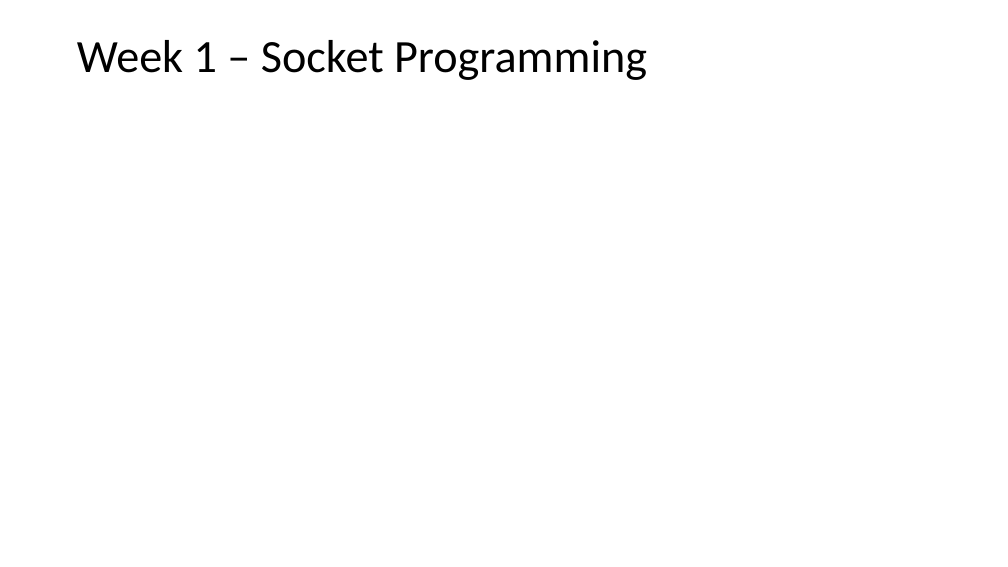
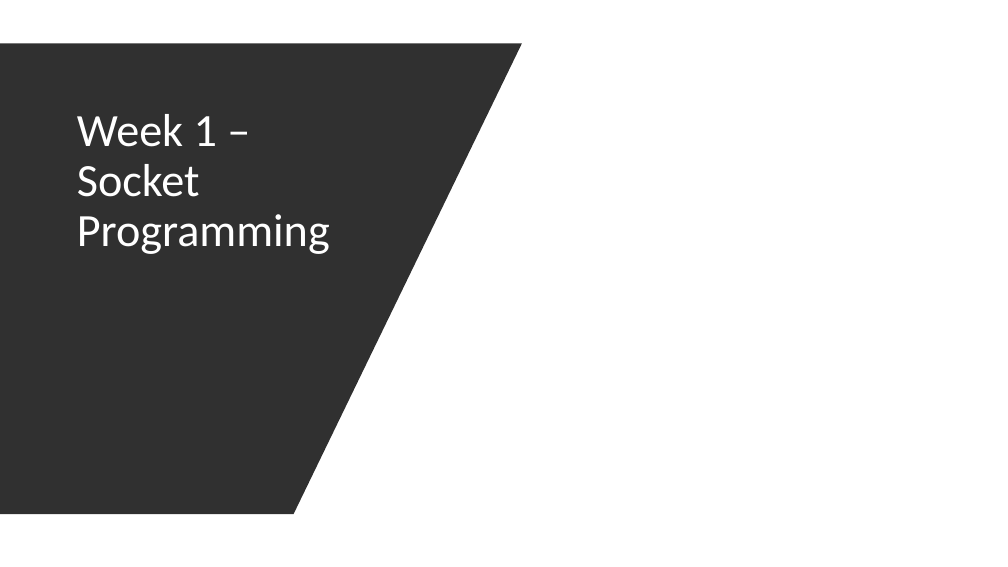
Before and after one commit to burwinliu-zz/my-jupyter-nb, a slide deck: slide 2 of Notes/summer2020/Summer_Summary.pptx. Drawn at 1008x567 pixels with LibreOffice and Linux fonts; fonts in the diff are those of the drawing; grey boxes stand for pictures. Boxes give left, top, right and bottom in pixels: in the first picture for what was removed or moved away, otherwise in the second. Text is boxed around its words. In the diff, an @@ line names an element or a change of style, - is before the commit and + after.

```diff
--- a/Notes/summer2020/Summer_Summary.pptx
+++ b/Notes/summer2020/Summer_Summary.pptx
@@ background #FFFFFF to #000000 @@
@@ rectangle added at (x1=0, y1=0, x2=1008, y2=567), fill #FFFFFF @@
@@ freeform shape added at (x1=0, y1=43, x2=522, y2=514), fill #303030 @@
@@ title "Week 1 – Socket Programming" moved from (x1=77, y1=40, x2=647, y2=80) to (x1=77, y1=114, x2=330, y2=254) @@
@@ title "Week 1 – Socket Programming" at (x1=77, y1=114, x2=330, y2=254): text colour #000000 to #FFFFFF; vertical alignment middle to bottom @@
```
Also in this commit, not shown: 8 other slides changed, 2 slides added, 10 other files.
